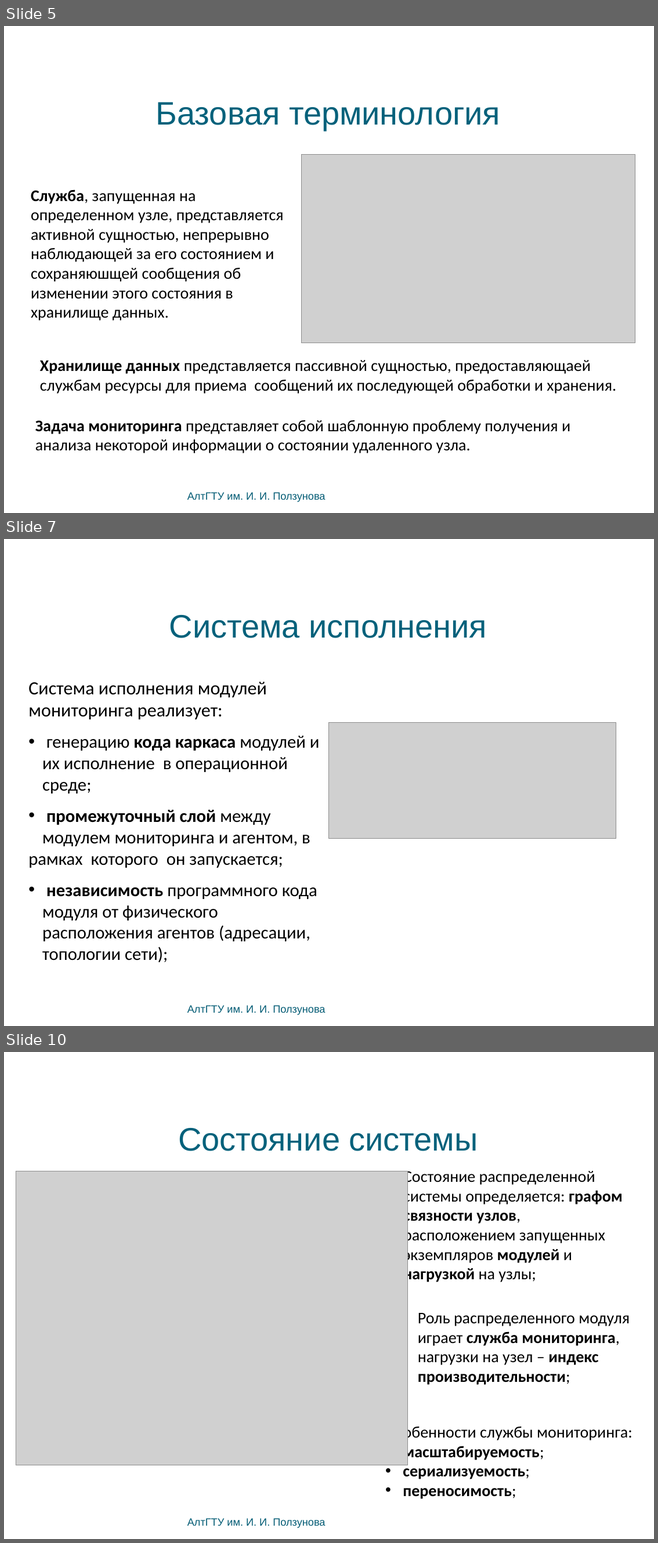
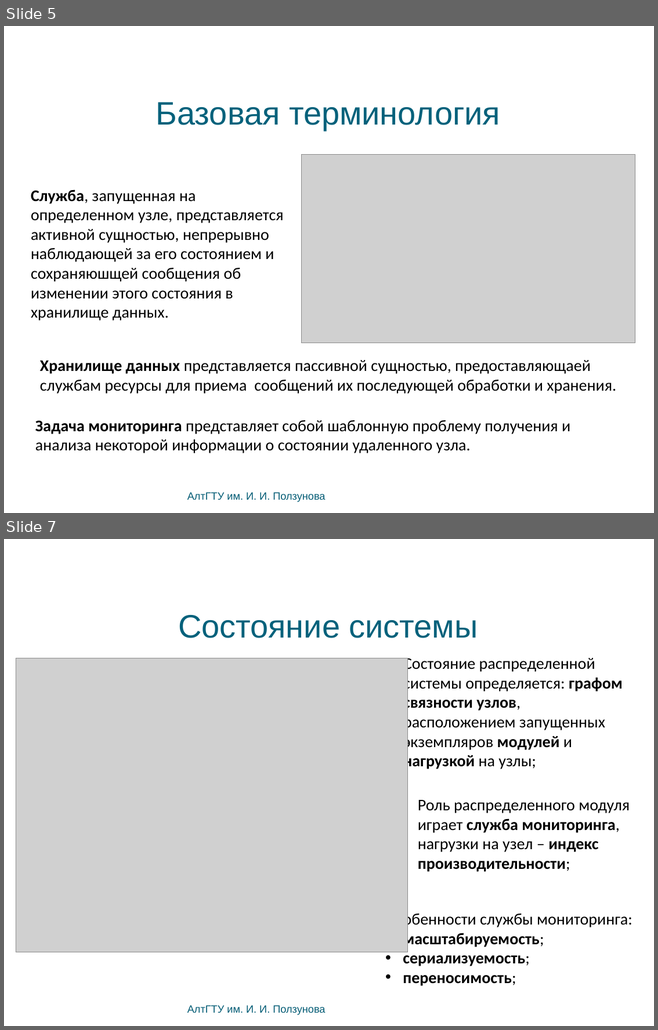
Before and after one commit to bluerain/snoopy, a slide deck: diploma/trunk/ppt/kostyukov.pptx. Shown one above the other, each under a label of ours: slides 5, 7 and 10 before the commit, slides 5 and 7 after it; the slides between them are not shown. The pictures are 658x1543 and 658x1030 pixels, drawn with LibreOffice and Linux fonts; fonts in the diff are those of the drawing; grey boxes stand for pictures; background and template pictures are left out. Boxes give left, top, right and bottom in pixels: in the first picture for what was removed or moved away, otherwise in the second. Text is boxed around its words. In the diff, an @@ line names an element or a change of style, - is before the commit and + after.

```diff
--- a/diploma/trunk/ppt/kostyukov.pptx
+++ b/diploma/trunk/ppt/kostyukov.pptx
@@ slide 7 removed at (4,539,654,1026), background picture (left out) @@
@@ title removed at (169,615,487,638) @@
-Система исполнения
@@ text removed at (28,682,320,942) @@
-Система исполнения модулей мониторинга реализует:
-• генерацию кода каркаса модулей и их исполнение в операционной среде;
-• промежуточный слой между модулем мониторинга и агентом, в
-рамках которого он запускается;
-• независимость программного кода модуля от физического расположения агентов (адресации, топологии сети);
@@ picture removed at (329,723,616,838) @@
@@ text removed at (187,1005,325,1015) @@
-АлтГТУ им. И. И. Ползунова
@@ what was slide 10 is now slide 7 @@
```
Also in this commit, not shown: 9 slides changed, 6 other slides removed, 10 other files.
